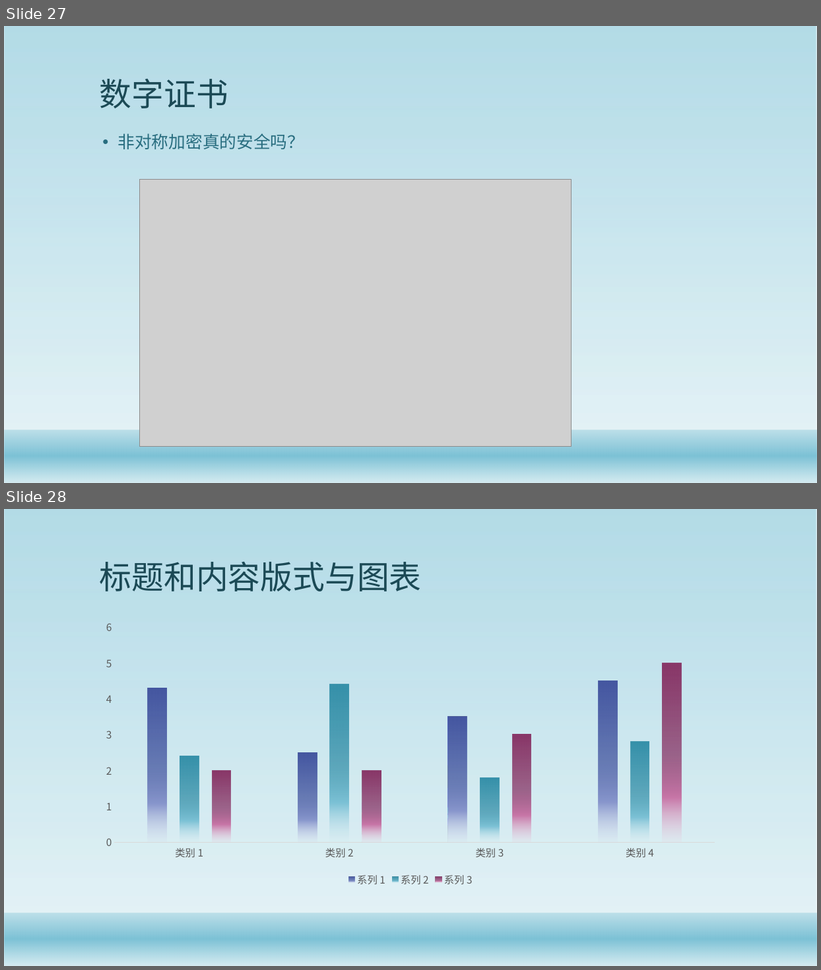
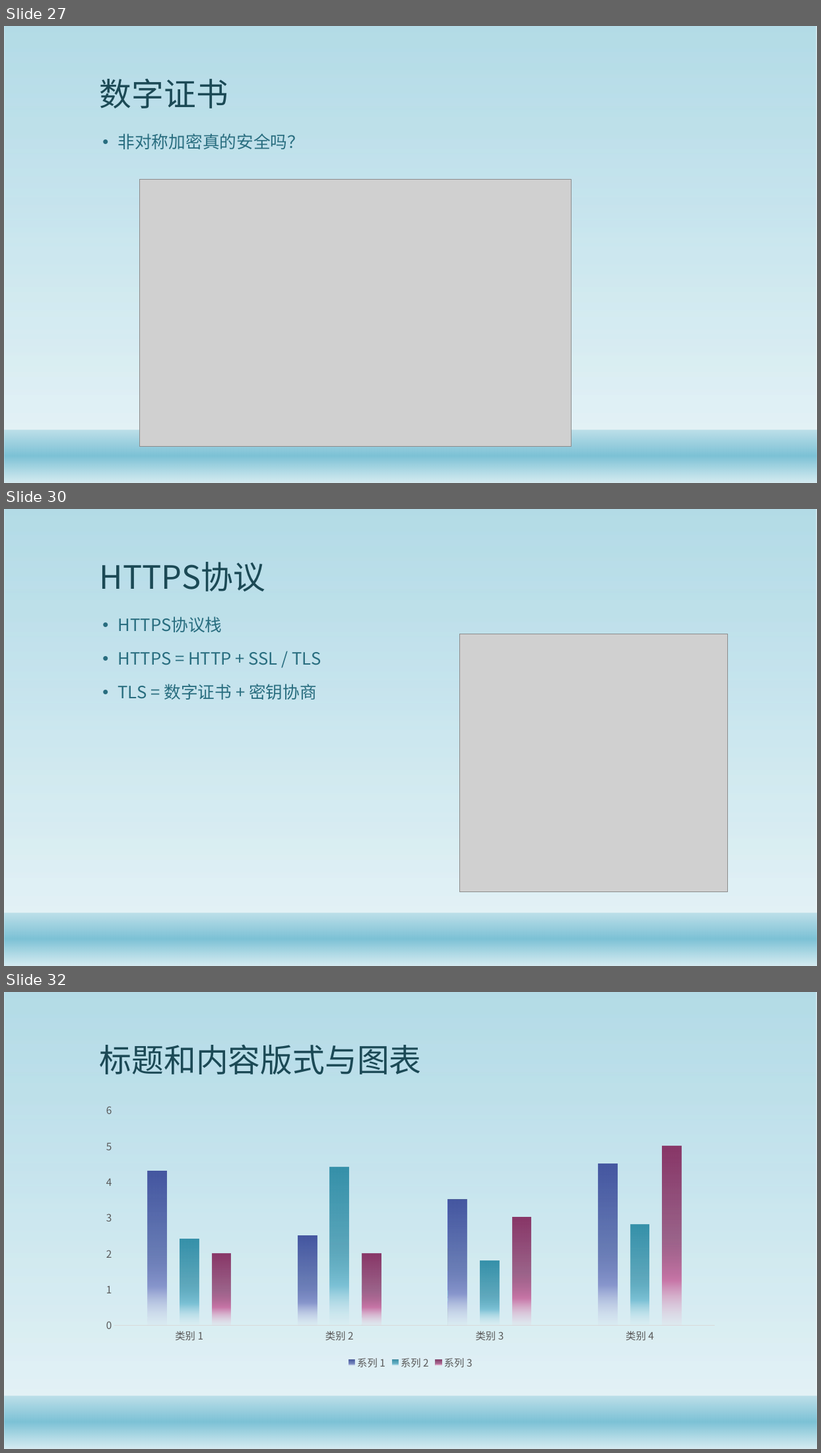
Before and after one commit to gaozhuo/java-security-doc, a slide deck: Java安全架构.pptx. Shown one above the other, each under a label of ours: slides 27 and 28 before the commit, slides 27, 30 and 32 after it; the slides between them are not shown. The pictures are 821x970 and 821x1453 pixels, drawn with LibreOffice and Linux fonts; fonts in the diff are those of the drawing; grey boxes stand for pictures; background and template pictures are left out. Boxes give left, top, right and bottom in pixels: in the first picture for what was removed or moved away, otherwise in the second. Text is boxed around its words. In the diff, an @@ line names an element or a change of style, - is before the commit and + after.

```diff
--- a/Java安全架构.pptx
+++ b/Java安全架构.pptx
@@ slide 30 added at bbox=[4, 509, 817, 966], background #FFFFFF; not listed: 2 template elements that a slide beside it also shows @@
@@ title added at bbox=[100, 562, 265, 591], 38 pt, text #1B4855 @@
+HTTPS协议
@@ text added at bbox=[118, 617, 321, 700], 20 pt, text #296D7F @@
+• HTTPS协议栈
+• HTTPS = HTTP + SSL / TLS
+• TLS = 数字证书 + 密钥协商
@@ picture added at bbox=[459, 634, 728, 892] @@
@@ what was slide 28 is now slide 32 @@
```
Also in this commit, not shown: 3 other slides added, 1 other file.
